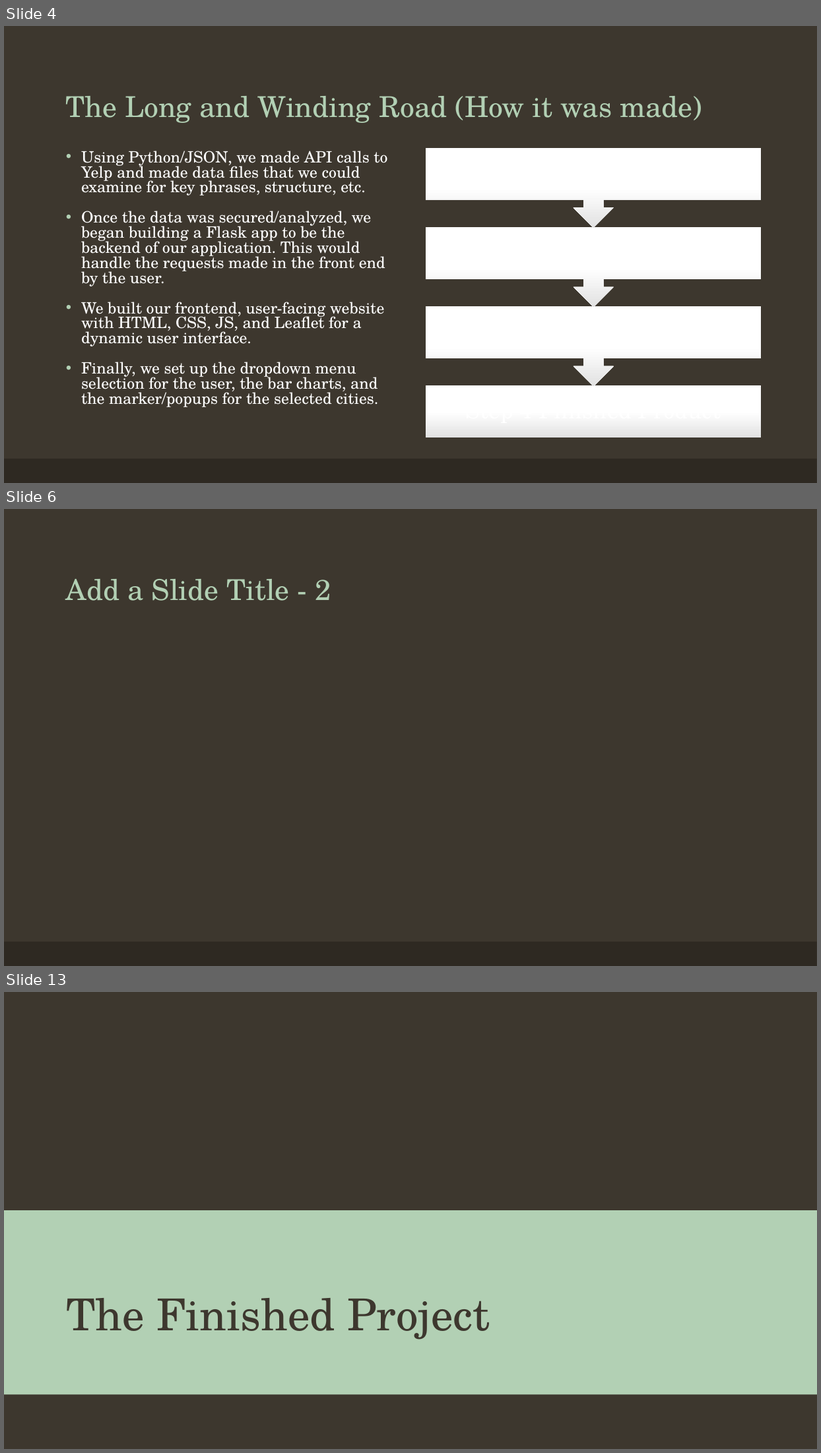
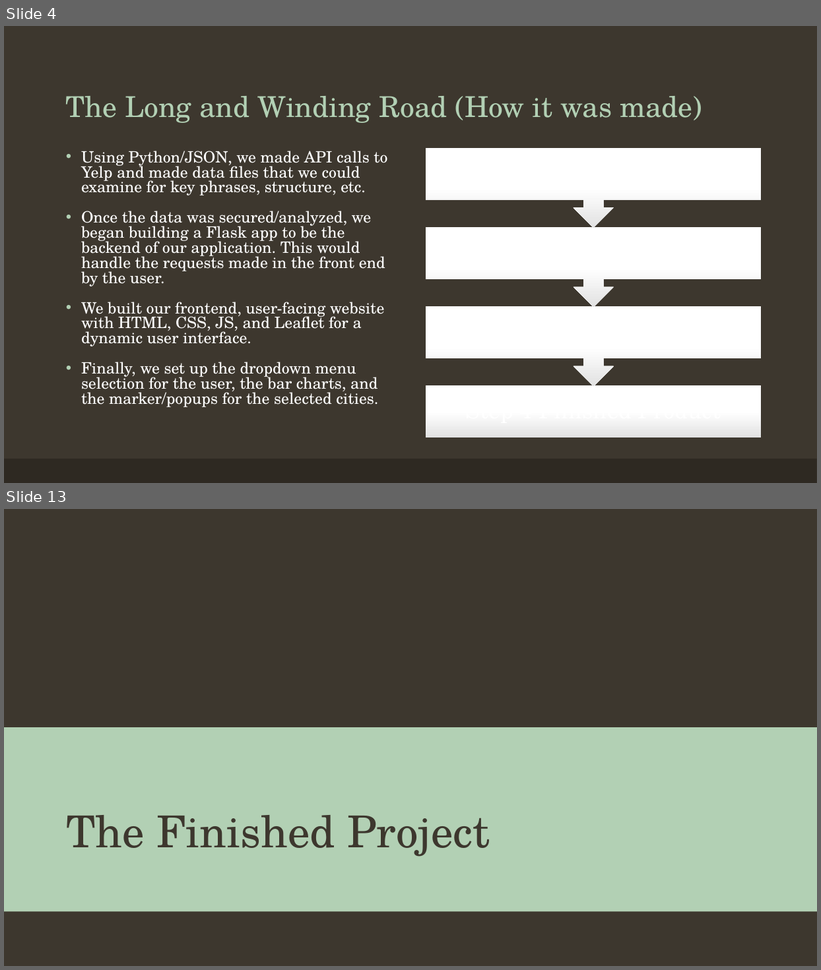
Before and after one commit to hannahdoby/project-3, a slide deck: YelpForTravelHelp.pptx. Shown one above the other, each under a label of ours: slides 4, 6 and 13 before the commit, slides 4 and 13 after it; the slides between them are not shown. The pictures are 821x1453 and 821x970 pixels, drawn with LibreOffice and Linux fonts; fonts in the diff are those of the drawing; background and template pictures are left out. Boxes give left, top, right and bottom in pixels: in the first picture for what was removed or moved away, otherwise in the second. Text is boxed around its words. In the diff, an @@ line names an element or a change of style, - is before the commit and + after.

```diff
--- a/YelpForTravelHelp.pptx
+++ b/YelpForTravelHelp.pptx
@@ slide 6 removed at [4, 509, 817, 966], background #3D372E; not listed: 1 template element that a slide beside it also shows @@
@@ title removed at [66, 579, 331, 601] @@
-Add a Slide Title - 2
```
Also in this commit, not shown: 4 slides changed, 5 slides added, 4 other slides removed.
